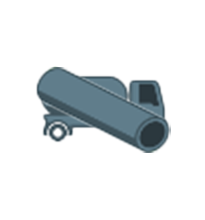
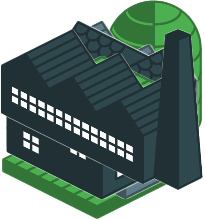
Layers edited between the first and the second (205, 220) image:
showed "Black Factory" over bbox(0, 28, 203, 191)
showed "Green Field" over bbox(7, 56, 198, 164)
showed "Black House" over bbox(5, 20, 200, 200)
showed "Grey House" over bbox(6, 20, 199, 200)
showed "Green House" over bbox(6, 20, 199, 200)
showed "Grey Office" over bbox(29, 20, 175, 200)
showed "Green Office" over bbox(29, 20, 175, 200)
showed "Brown Road" over bbox(6, 54, 199, 166)
showed "Green FarmSilo" over bbox(2, 0, 202, 219)
